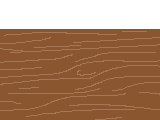
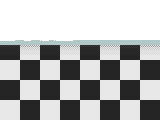
The second w=160, h=120 image is a revision of the first. Changes to its layers:
moved "Paint Layer 1" into group "Group 5" over [0, 29, 160, 120]
moved "desk" into group "Group 5" over [0, 29, 160, 120]
added layer "Paint Layer 6" above "Paint Layer 7" over [0, 29, 160, 64]
added layer "Paint Layer 7" (52%) above "Group 4" over [0, 29, 160, 64]
added group "Group 4" with 2 layers above "Background" over [0, 29, 160, 120]
moved "Paint Layer 2" into group "Group 4", painted on it over [0, 29, 160, 120]
added layer "Paint Layer 3" in group "Group 4" over [0, 29, 160, 120]